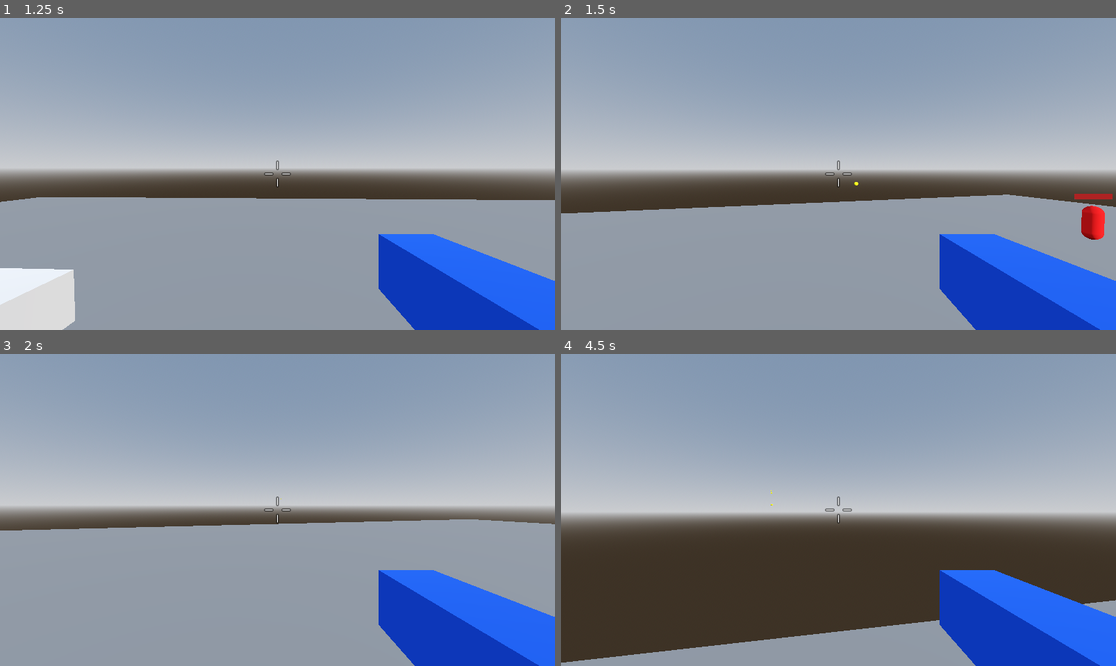
Above: before the commit, frames 1-4 (two rows, left to right).
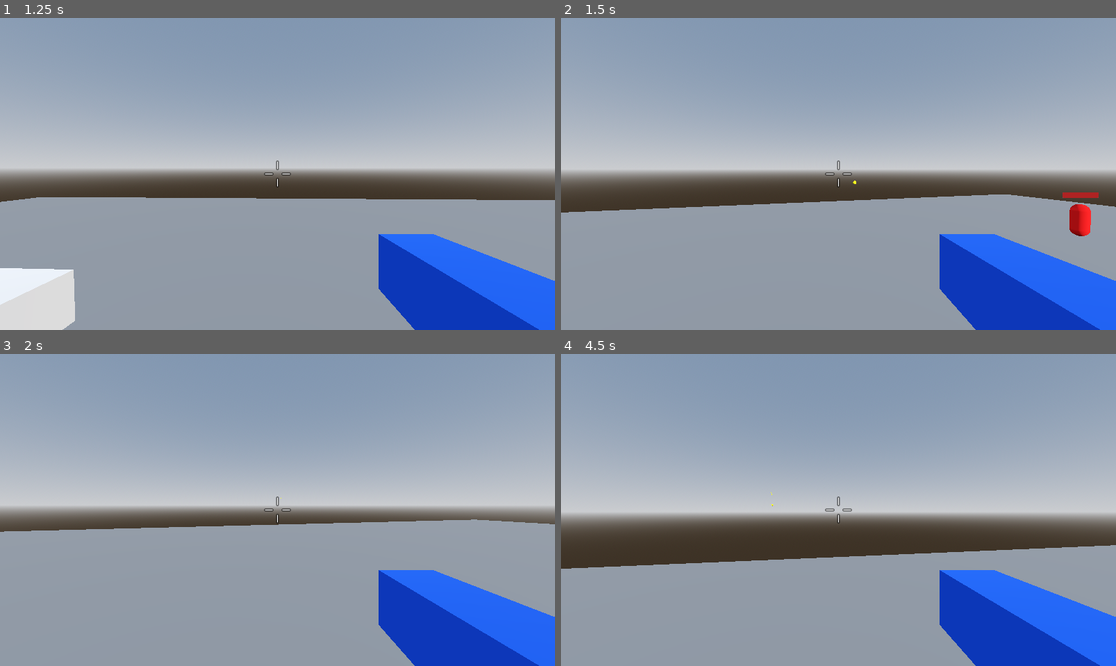
Above: after the commit, the same moments.

Repository: rsrasmu2/Brackeys2025
Game: Godot game, scene res://assets/test_environment/test_environment.tscn
Two runs of this game, one before a commit and one after it. Both use one fixed random seed, a clock stepped at 60 frames per second and the inputs below. This scene is started directly instead of the project's main scene.
Inputs (mouse positions are in pixels of both pictures, inside the frame that each line leads up to):
- Up to frame 1 (1.25 s): tap Enter at 0.5 s; move the mouse to (271, 180) at 0.52 s; hold W (move_forward) from 0.53 s (still down); hold Shift (sprint) from 0.53 s (still down); tap Space (jump) at 0.77 s
- Up to frame 2 (1.5 s): keep holding W (move_forward); move the mouse to (877, 177) at 1.27 s; release Shift (sprint) at 1.28 s; click (877, 177) at 1.35 s
- Up to frame 3 (2 s): keep holding W (move_forward); tap Space (jump) at 1.52 s; tap Shift (sprint) at 1.55 s
- Up to frame 4 (4.5 s): move the mouse to (794, 506) at 2.02 s; hold Shift (sprint) 2.03-2.78 s; move the mouse to (844, 510) at 2.77 s; release W (move_forward) at 2.78 s; hold A (move_left) 2.78-3.53 s; tap Shift (sprint) at 2.85, 3.8, 4.35 s; tap Space (jump) at 3.02, 3.77 s; move the mouse to (816, 503) at 3.52 s; press the mouse at (816, 503) at 3.53 s; hold W (move_forward) from 3.53 s (still down); move the mouse to (866, 510) at 4.27 s; release the mouse at (866, 510) at 4.28 s

Frame 1 is identical in both runs. In frame 2, 1.0% of the frame differs, in the area x 0-100%, y 52-72%; in frame 3, 0.2%; in frame 4, 21%, in the area x 0-100%, y 43-100%.

Commit message:
Add firing affecting movement

Diff:
--- a/assets/gun/gun.gd
+++ b/assets/gun/gun.gd
@@ -1,5 +1,7 @@
 class_name Gun
 extends Node3D
+
+signal firing_changed(is_firing: bool)
 
 const bullet_scene = preload("res://assets/bullet/bullet.tscn")
 @export var cooldown: float = 0.2
@@ -7,7 +9,11 @@
 @export var bullet_damage: int = 30
 
 @onready var initial_rotation: Vector3 = self.rotation
-var _firing: bool = false
+var _firing: bool = false:
+	set(value):
+		if _firing != value:
+			_firing = value
+			emit_signal(firing_changed.get_name(), _firing)
 
 # Called when the node enters the scene tree for the first time.
 func _ready() -> void:
--- a/assets/player/player.gd
+++ b/assets/player/player.gd
@@ -6,6 +6,7 @@
 const SPEED: float = 5.0
 const JUMP_VELOCITY: float = 5.5;
 const SPRINT_MULT: float = 1.6
+const FIRING_MULT: float = 0.7
 
 const GRAVITY: float = 9.8
 
@@ -13,6 +14,7 @@
 
 var _delta: float = 0
 var _in_air: bool = false
+var _is_firing: bool = false
 
 func _process(delta: float) -> void:
 	_delta = delta
@@ -36,7 +38,9 @@
 
 func set_horizontal_velocity(direction: Vector2) -> void:
 	var target_velocity: Vector2 = direction * SPEED
-	if is_sprinting:
+	if _is_firing:
+		target_velocity *= FIRING_MULT
+	elif is_sprinting:
 		target_velocity *= SPRINT_MULT
 	velocity.x = target_velocity.x
 	velocity.z = target_velocity.y
@@ -44,3 +48,8 @@
 func try_jump() -> void:
 	if is_on_floor():
 		velocity.y = JUMP_VELOCITY
+
+func _on_gun_firing_changed(is_firing: bool) -> void:
+	_is_firing = is_firing
+	if _is_firing and is_sprinting:
+		is_sprinting = false
--- a/assets/player/player.tscn
+++ b/assets/player/player.tscn
@@ -50,3 +50,5 @@
 [node name="PlayerMovement" type="Node" parent="." node_paths=PackedStringArray("target")]
 script = ExtResource("2_h6syq")
 target = NodePath("..")
+
+[connection signal="firing_changed" from="Camera3D/Gun" to="." method="_on_gun_firing_changed"]
